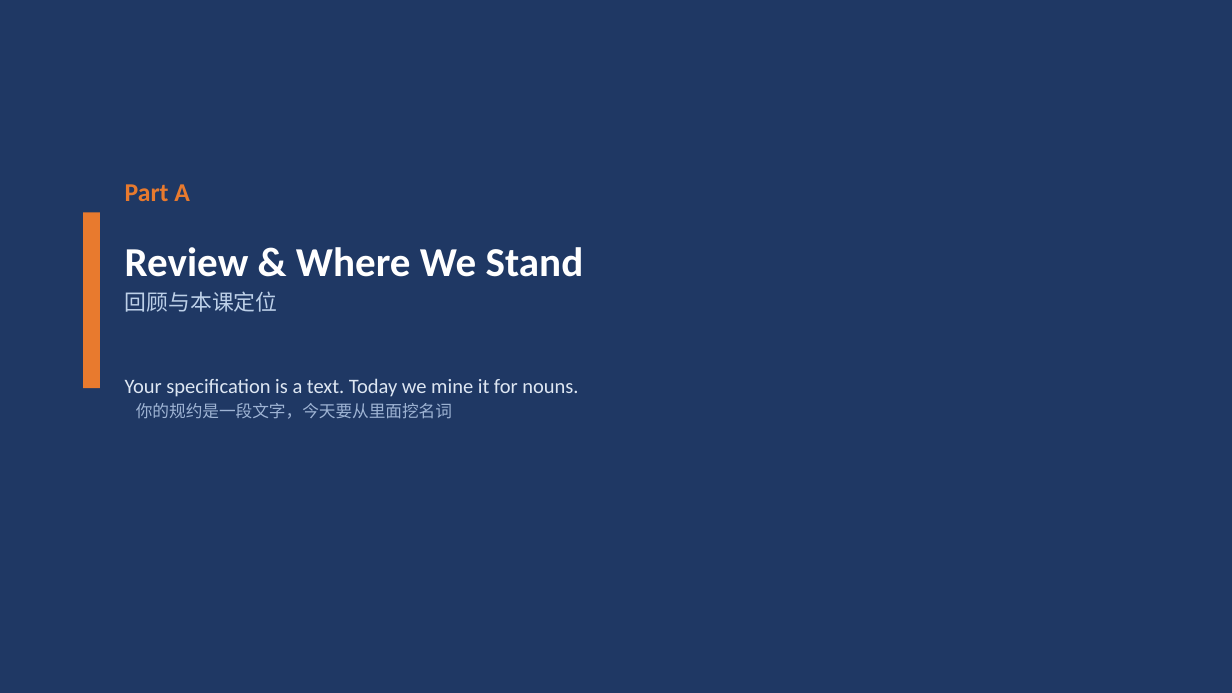
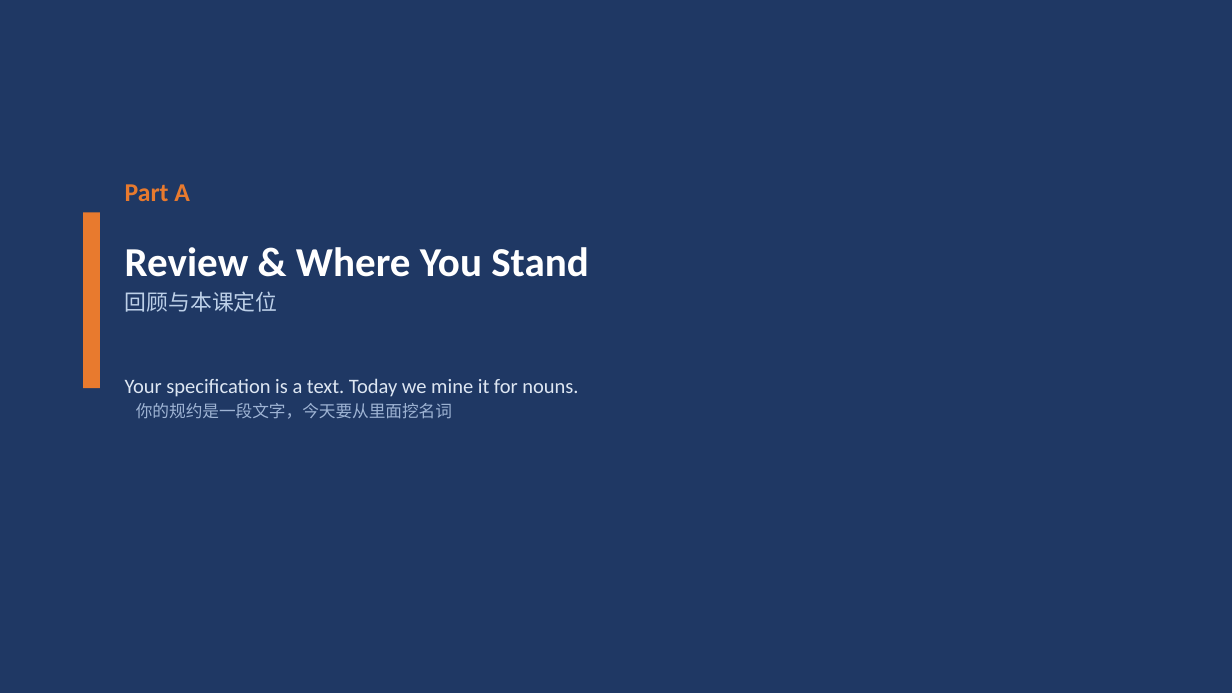
Before and after one commit to klausren/software-engineering-course, a slide deck: slide 3 of 01-slides/W09-Requirements-Modeling-Domain-Model.pptx. Drawn at 1232x693 pixels with LibreOffice and Linux fonts; fonts in the diff are those of the drawing. Boxes give left, top, right and bottom in pixels: in the first picture for what was removed or moved away, otherwise in the second. Text is boxed around its words. In the diff, an @@ line names an element or a change of style, - is before the commit and + after.

```diff
--- a/01-slides/W09-Requirements-Modeling-Domain-Model.pptx
+++ b/01-slides/W09-Requirements-Modeling-Domain-Model.pptx
@@ text at [125, 247, 589, 277]: text changed @@
-Review & Where We Stand
+Review & Where You Stand
```
Also in this commit, not shown: 25 other slides changed, 6 slides added, 10 slides removed.
